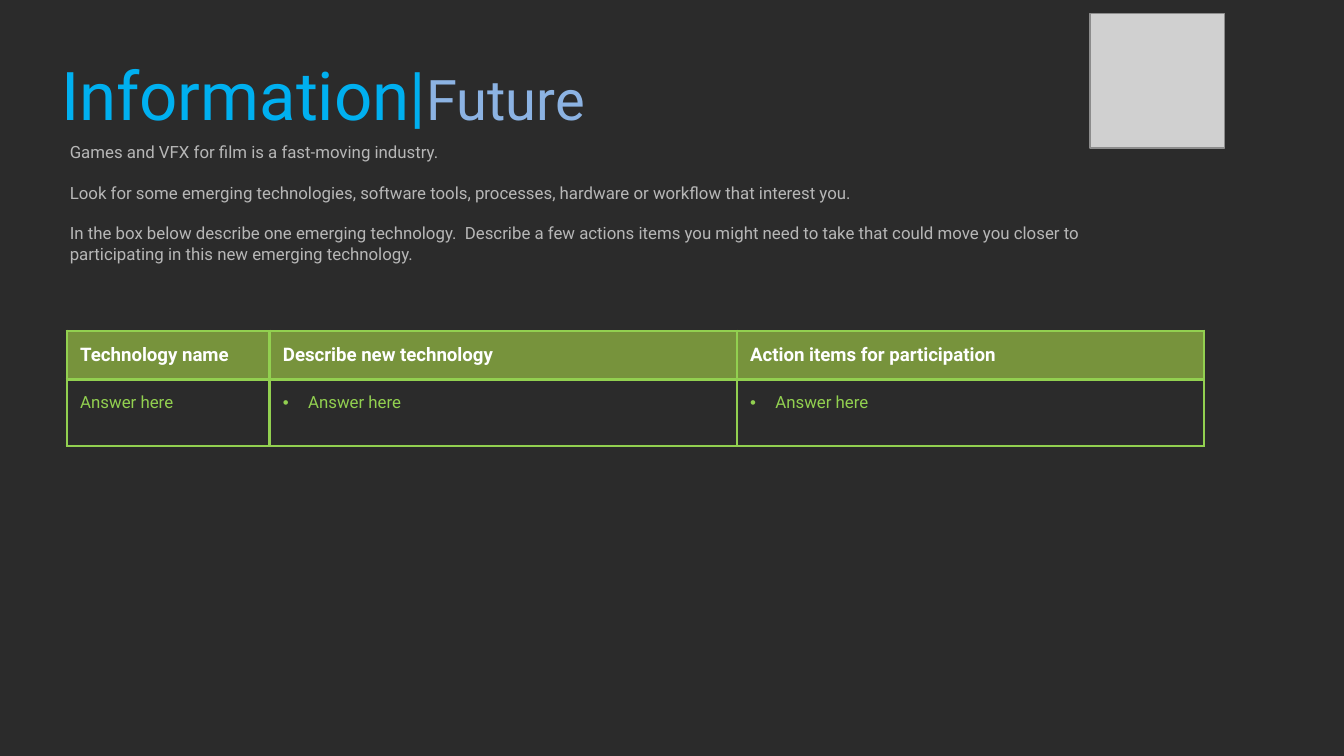
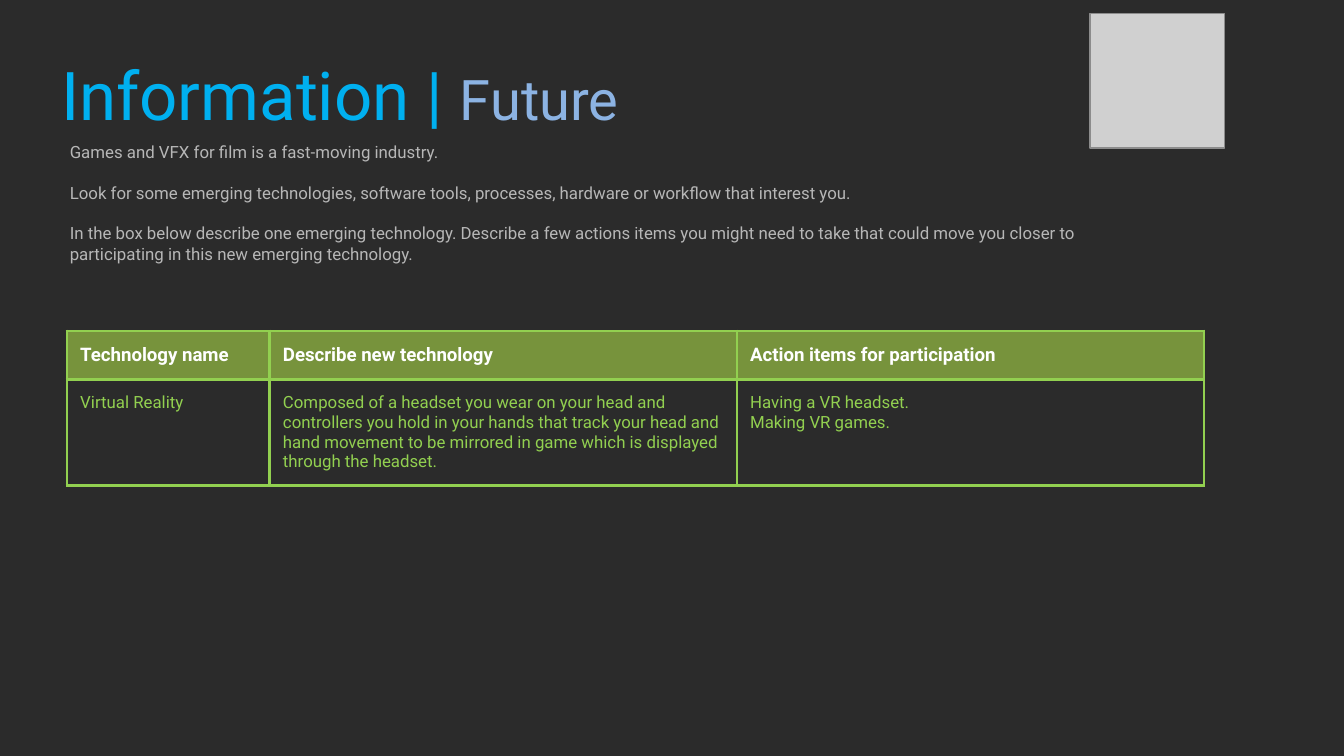
Before and after one commit to Dinoboy173/ProfStud, a slide deck: slide 28 of Class1/NOT DONE 2021_Professional_Studies_1_YourName.pptx. Drawn at 1344x756 pixels with LibreOffice and Linux fonts; fonts in the diff are those of the drawing; grey boxes stand for pictures; background and template pictures are left out; a plain dark background stands for a picture behind light text. Boxes give left, top, right and bottom in pixels: in the first picture for what was removed or moved away, otherwise in the second. Text is boxed around its words. In the diff, an @@ line names an element or a change of style, - is before the commit and + after.

```diff
--- a/Class1/NOT DONE 2021_Professional_Studies_1_YourName.pptx
+++ b/Class1/NOT DONE 2021_Professional_Studies_1_YourName.pptx
@@ title at [61, 69, 618, 121]: spaces changed @@
-Information|Future
+Information | Future
@@ text "Games and VFX for film ..." rewrapped from [70, 145, 1079, 264] to [70, 145, 1075, 264] @@
@@ table at [67, 331, 1206, 488] @@
-row 2: Answer here | Answer here | Answer here
+row 2: Virtual Reality | Composed of a headset you wear on your head and controllers you hold in your hands that track your head and hand movement to be mirrored in game which is displayed through the headset. | Having a VR headset. / Making VR games.
```
Also in this commit, not shown: 11 other slides changed.
